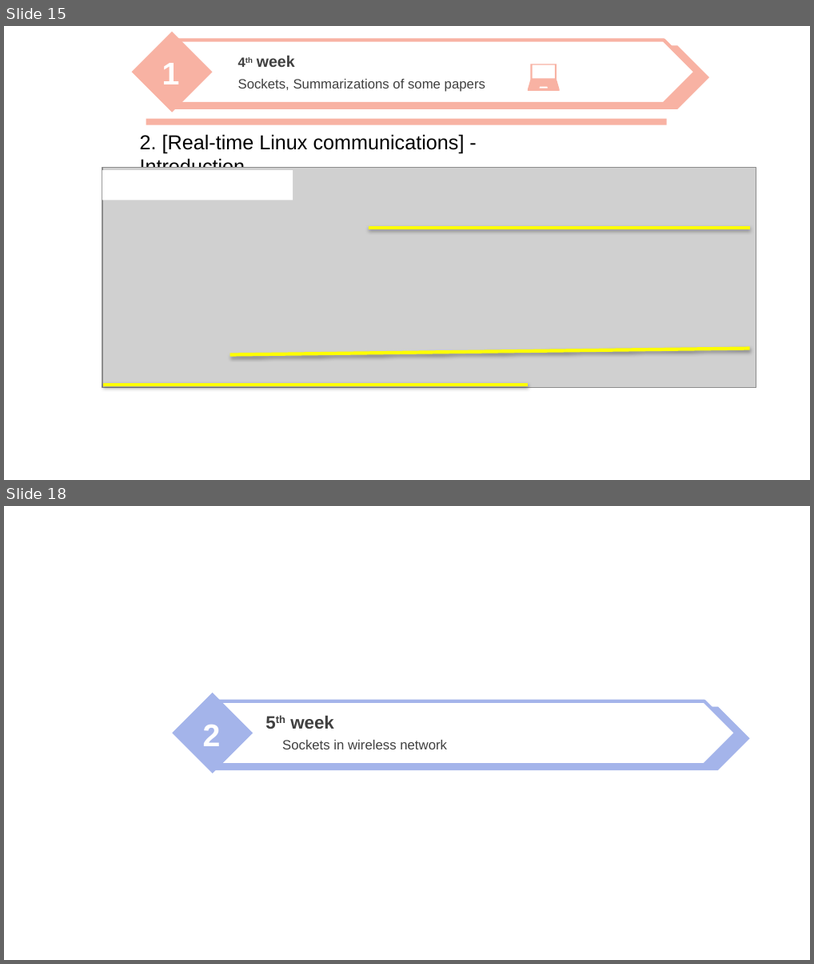
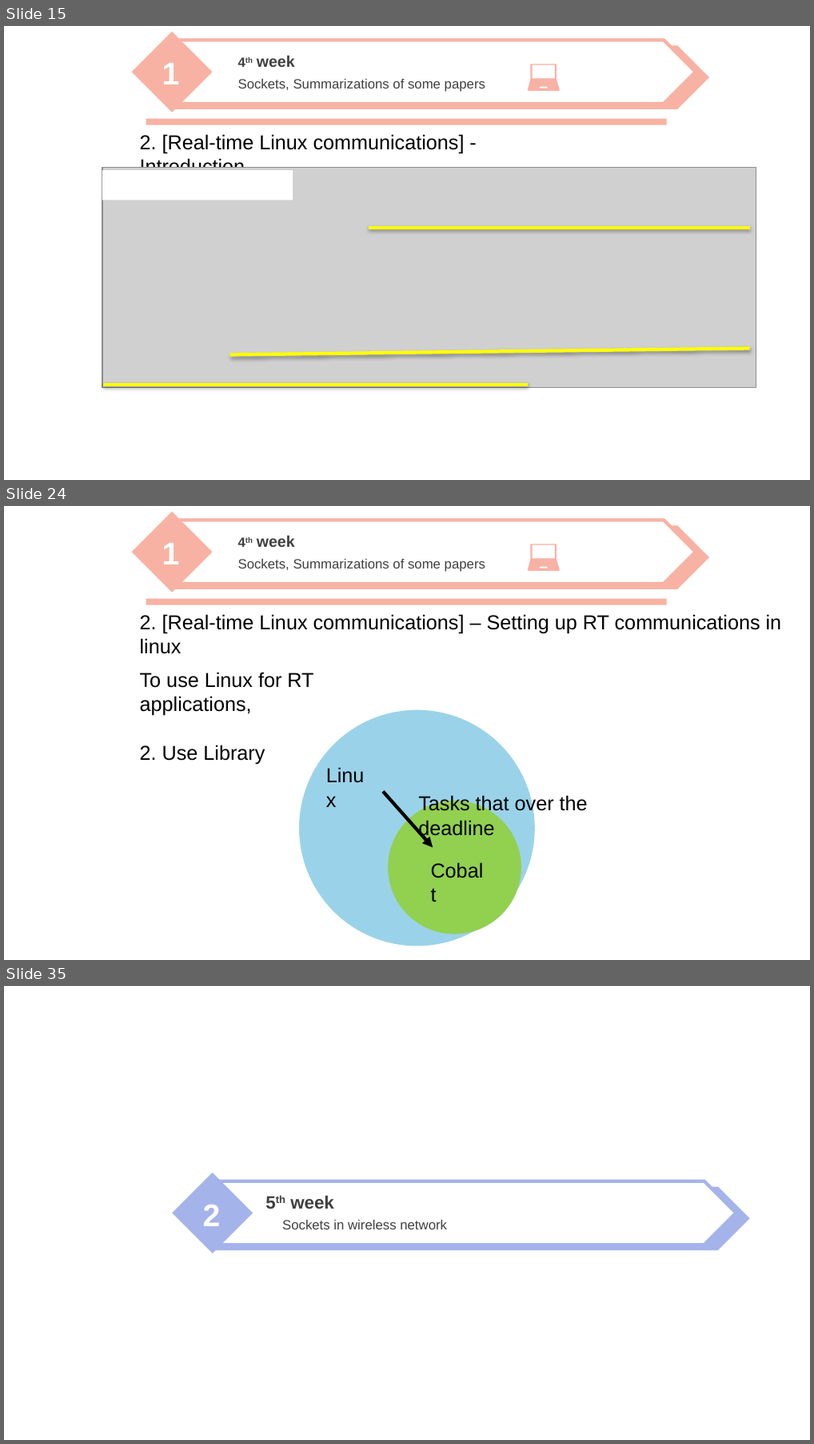
Before and after one commit to nicesick/Prototyping-Delay-Aware-V2X-Safe-Communications, a slide deck: presentation/presentation_2.pptx. Shown one above the other, each under a label of ours: slides 15 and 18 before the commit, slides 15, 24 and 35 after it; the slides between them are not shown. The pictures are 814x964 and 814x1444 pixels, drawn with LibreOffice and Linux fonts; fonts in the diff are those of the drawing; grey boxes stand for pictures; background and template pictures are left out. Boxes give left, top, right and bottom in pixels: in the first picture for what was removed or moved away, otherwise in the second. Text is boxed around its words. In the diff, an @@ line names an element or a change of style, - is before the commit and + after.

```diff
--- a/presentation/presentation_2.pptx
+++ b/presentation/presentation_2.pptx
@@ slide 24 added at box(4, 506, 810, 960), background picture (left out) @@
@@ freeform shape added at box(528, 544, 561, 571), fill #F8B2A3 @@
@@ group added at box(131, 512, 710, 592): 3 texts, 2 pentagon arrows, 1 diamond @@
+1
+4th week
+Sockets, Summarizations of some papers
@@ rectangle added at box(146, 599, 667, 605), fill #F8B2A3 @@
@@ text added at box(140, 614, 782, 633), 18 pt, text #000000 @@
+2. [Real-time Linux communications] – Setting up RT communications in linux
@@ text added at box(140, 672, 314, 764), 18 pt, text #000000 @@
+To use Linux for RT applications,
+2. Use Library
@@ group added at box(140, 638, 588, 945): 3 texts, 2 ellipses, 1 arrow @@
+Linux
+Cobalt
+Tasks that over the deadline
@@ what was slide 18 is now slide 35 @@
```
Also in this commit, not shown: 2 slides changed, 16 other slides added.
